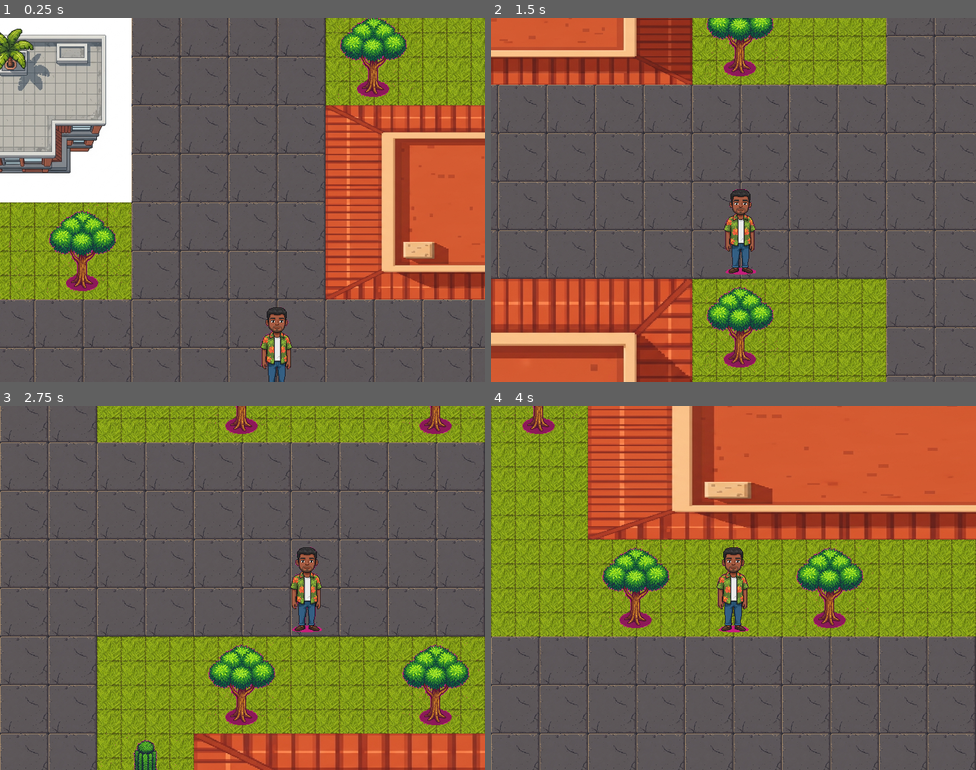
Above: before the commit, frames 1-4 (two rows, left to right).
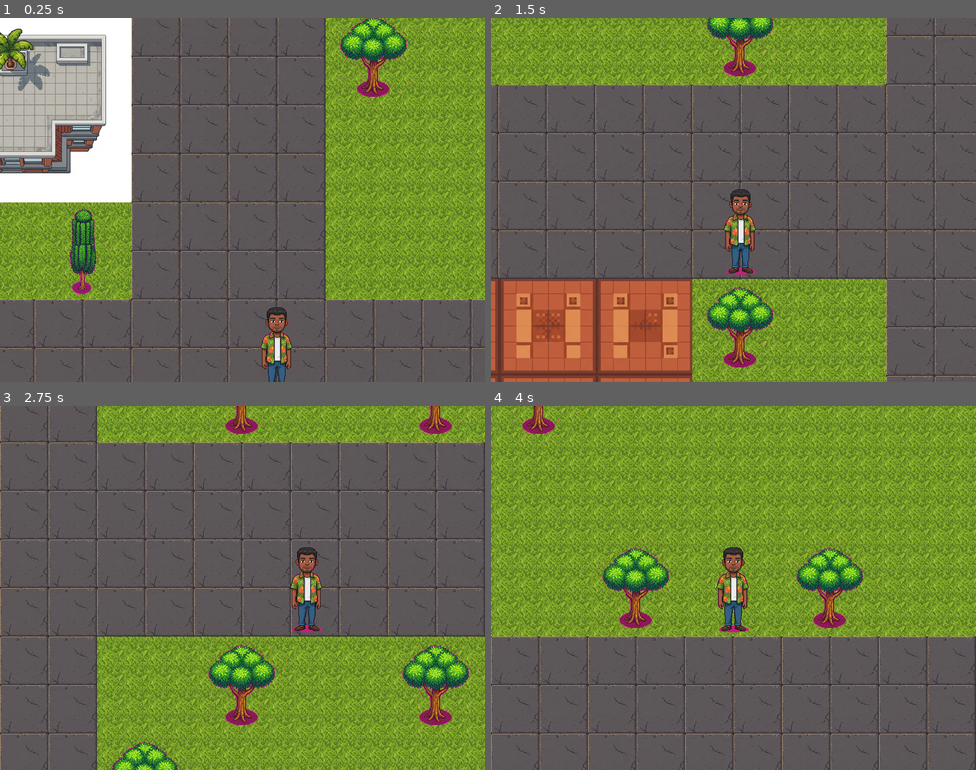
Above: after the commit, the same moments.

Repository: PranavBakre/startup-builder
Game: Godot game, scene res://scenes/world.tscn
Same seed, same stepped clock (60 frames per second), same inputs: the game is played once before the commit and once after it.
Inputs (mouse positions are in pixels of both pictures, inside the frame that each line leads up to):
- Up to frame 1 (0.25 s): no input
- Up to frame 2 (1.5 s): tap Enter (ui_accept) at 0.5, 0.77 s; move the mouse to (840, 181) at 0.52 s; hold Right (ui_right) 0.53-1.28 s; hold C (interact) 0.53-1.28 s; click (840, 181) at 0.67 s; move the mouse to (636, 218) at 1.27 s; hold Down (ui_down) from 1.28 s (still down); tap 0 at 1.35 s
- Up to frame 3 (2.75 s): tap Enter (ui_accept) at 1.52 s; move the mouse to (291, 507) at 2.02 s; release Down (ui_down) at 2.03 s; hold Right (ui_right) from 2.03 s (still down); hold C (interact) from 2.03 s (still down)
- Up to frame 4 (4 s): move the mouse to (709, 660) at 2.77 s; release Right (ui_right) at 2.78 s; release C (interact) at 2.78 s; hold Up (ui_up) 2.78-3.53 s; tap 0 at 2.85 s; click (709, 660) at 2.92 s; tap Enter (ui_accept) at 3.02, 3.77 s; move the mouse to (879, 642) at 3.52 s; hold Left (ui_left) from 3.53 s (still down); hold C (interact) from 3.53 s (still down)

The runs differ from the first frame. In frame 1, 27% of the frame differs, in the area x 0-100%, y 0-78%; in frame 2, 27%; in frame 3, 24%; in frame 4, 48%, in the area x 0-100%, y 0-64%.

Commit message:
feat: Add new tile types for schools, offices, bungalows, and park ground, and update world generation and rendering logic to utilize them.

Diff:
--- a/scripts/world.gd
+++ b/scripts/world.gd
@@ -4,6 +4,7 @@
 enum TileType {
 	GROUND, GROUND_GRASS, GROUND_DIRT, GROUND_SAND,
 	WALL, WALL_BRICK, WALL_WOOD, ROOF,
+	WALL_SCHOOL, WALL_OFFICE, WALL_BUNGALOW, PARK_GROUND,
 	TREE, TREE_PINE, BUSH, FLOWERS,
 	BENCH, LAMP_POST, FENCE, FOUNTAIN, MAILBOX, TRASH_CAN, SIGN_SHOP
 }
@@ -206,6 +207,12 @@
 		Vector4i(6, 11, 8, 13)     # BDA Complex green / Metro area
 	]
 
+	# Blocks designated as schools (near Priya the teacher at 28,46)
+	var school_block_keys = [
+		Vector4i(29, 34, 41, 45),  # School near Defence Colony
+		Vector4i(21, 27, 15, 18),  # School near 100 Feet Road
+	]
+
 	for xr in x_blocks:
 		for yr in y_blocks:
 			var block_w = xr[1] - xr[0] + 1
@@ -222,6 +229,13 @@
 			if is_park:
 				continue
 
+			# Check if this block is a school
+			var is_school = false
+			for sk in school_block_keys:
+				if xr[0] == sk.x and xr[1] == sk.y and yr[0] == sk.z and yr[1] == sk.w:
+					is_school = true
+					break
+
 			# Zone: commercial near 100ft Road or 12th Main
 			var is_commercial = false
 			if yr[0] >= 20 and yr[1] <= 29:
@@ -229,12 +243,26 @@
 			if xr[0] >= 36 and xr[1] <= 49:
 				is_commercial = true
 
-			# Wall type by zone
+			# Wall type by zone and building purpose
 			var wt
-			if is_commercial:
-				wt = TileType.WALL_BRICK if rng.randf() < 0.7 else TileType.WALL
+			if is_school:
+				wt = TileType.WALL_SCHOOL
+			elif is_commercial:
+				var roll = rng.randf()
+				if roll < 0.35:
+					wt = TileType.WALL_OFFICE
+				elif roll < 0.70:
+					wt = TileType.WALL_BRICK
+				else:
+					wt = TileType.WALL
 			else:
-				wt = TileType.WALL_WOOD if rng.randf() < 0.6 else TileType.WALL_BRICK
+				var roll = rng.randf()
+				if roll < 0.35:
+					wt = TileType.WALL_BUNGALOW
+				elif roll < 0.65:
+					wt = TileType.WALL_WOOD
+				else:
+					wt = TileType.WALL_BRICK
 
 			# Building fills most of block (1 tile grass buffer)
 			var bw = maxi(2, block_w - rng.randi_range(1, 2))
@@ -263,48 +291,55 @@
 	# ============================================================
 	# PARKS — hand-placed Indiranagar landmarks
 	# ============================================================
+	# Fill park blocks with park ground texture
+	for pk in park_block_keys:
+		for py in range(pk.z, pk.w + 1):
+			for px in range(pk.x, pk.y + 1):
+				if tile_map[py][px] == TileType.GROUND_GRASS:
+					tile_map[py][px] = TileType.PARK_GROUND
+
 	# Park 1: Indiranagar Park (block x=6-11, y=31-35)
 	var p1 = Vector2i(8, 33)
 	tile_map[p1.y][p1.x] = TileType.FOUNTAIN
 	for pos in [Vector2i(7, 32), Vector2i(9, 34)]:
-		if tile_map[pos.y][pos.x] == TileType.GROUND_GRASS:
+		if tile_map[pos.y][pos.x] == TileType.PARK_GROUND:
 			tile_map[pos.y][pos.x] = TileType.BENCH
 	for pos in [Vector2i(10, 32), Vector2i(7, 34), Vector2i(9, 31)]:
-		if tile_map[pos.y][pos.x] == TileType.GROUND_GRASS:
+		if tile_map[pos.y][pos.x] == TileType.PARK_GROUND:
 			tile_map[pos.y][pos.x] = TileType.FLOWERS
 	for _t in range(6):
 		var px = p1.x + rng.randi_range(-2, 2)
 		var py = p1.y + rng.randi_range(-2, 2)
 		if px >= 6 and px <= 11 and py >= 31 and py <= 35:
-			if tile_map[py][px] == TileType.GROUND_GRASS:
+			if tile_map[py][px] == TileType.PARK_GROUND:
 				tile_map[py][px] = TileType.TREE if rng.randf() < 0.7 else TileType.TREE_PINE
 
 	# Park 2: Defence Colony Playground (block x=51-55, y=41-45)
 	var p2 = Vector2i(53, 43)
 	tile_map[p2.y][p2.x] = TileType.FOUNTAIN
-	if tile_map[42][52] == TileType.GROUND_GRASS:
+	if tile_map[42][52] == TileType.PARK_GROUND:
 		tile_map[42][52] = TileType.BENCH
-	if tile_map[44][54] == TileType.GROUND_GRASS:
+	if tile_map[44][54] == TileType.PARK_GROUND:
 		tile_map[44][54] = TileType.FLOWERS
 	for _t in range(4):
 		var px = p2.x + rng.randi_range(-2, 2)
 		var py = p2.y + rng.randi_range(-2, 2)
 		if px >= 51 and px <= 55 and py >= 41 and py <= 45:
-			if tile_map[py][px] == TileType.GROUND_GRASS:
+			if tile_map[py][px] == TileType.PARK_GROUND:
 				tile_map[py][px] = TileType.TREE if rng.randf() < 0.7 else TileType.TREE_PINE
 
 	# Park 3: BDA Complex / Metro green (block x=6-11, y=8-13)
 	var p3 = Vector2i(8, 10)
 	tile_map[p3.y][p3.x] = TileType.FOUNTAIN
-	if tile_map[9][7] == TileType.GROUND_GRASS:
+	if tile_map[9][7] == TileType.PARK_GROUND:
 		tile_map[9][7] = TileType.BENCH
-	if tile_map[11][10] == TileType.GROUND_GRASS:
+	if tile_map[11][10] == TileType.PARK_GROUND:
 		tile_map[11][10] = TileType.FLOWERS
 	for _t in range(5):
 		var px = p3.x + rng.randi_range(-2, 2)
 		var py = p3.y + rng.randi_range(-2, 2)
 		if px >= 6 and px <= 11 and py >= 8 and py <= 13:
-			if tile_map[py][px] == TileType.GROUND_GRASS:
+			if tile_map[py][px] == TileType.PARK_GROUND:
 				tile_map[py][px] = TileType.TREE if rng.randf() < 0.7 else TileType.TREE_PINE
 
 	# ============================================================
@@ -400,7 +435,7 @@
 			var nx = fx + d.x
 			var ny = fy + d.y
 			if nx >= 0 and nx < MAP_WIDTH and ny >= 0 and ny < MAP_HEIGHT:
-				if tile_map[ny][nx] in [TileType.WALL, TileType.WALL_BRICK, TileType.WALL_WOOD]:
+				if tile_map[ny][nx] in [TileType.WALL, TileType.WALL_BRICK, TileType.WALL_WOOD, TileType.WALL_SCHOOL, TileType.WALL_OFFICE, TileType.WALL_BUNGALOW]:
 					near_building = true
 					break
 		if near_building:
@@ -424,7 +459,8 @@
 
 # Walkable tile types
 var walkable_tiles = [
-	TileType.GROUND, TileType.GROUND_GRASS, TileType.GROUND_DIRT, TileType.GROUND_SAND
+	TileType.GROUND, TileType.GROUND_GRASS, TileType.GROUND_DIRT, TileType.GROUND_SAND,
+	TileType.PARK_GROUND
 ]
 
 func _render_tiles():
@@ -437,6 +473,10 @@
 		TileType.WALL_BRICK: load("res://assets/tiles/wall_brick.png"),
 		TileType.WALL_WOOD: load("res://assets/tiles/wall_wood.png"),
 		TileType.ROOF: load("res://assets/tiles/roof.png"),
+		TileType.WALL_SCHOOL: load("res://assets/tiles/wall_school.png"),
+		TileType.WALL_OFFICE: load("res://assets/tiles/wall_office.png"),
+		TileType.WALL_BUNGALOW: load("res://assets/tiles/wall_bungalow.png"),
+		TileType.PARK_GROUND: load("res://assets/tiles/park_ground.png"),
 		TileType.TREE: load("res://assets/tiles/tree.png"),
 		TileType.TREE_PINE: load("res://assets/tiles/tree_pine.png"),
 		TileType.BUSH: load("res://assets/tiles/bush.png"),
@@ -488,7 +528,7 @@
 				add_child(sprite)
 
 			# Props sit on grass — render grass underneath
-			var wall_types_set = [TileType.WALL, TileType.WALL_BRICK, TileType.WALL_WOOD, TileType.ROOF]
+			var wall_types_set = [TileType.WALL, TileType.WALL_BRICK, TileType.WALL_WOOD, TileType.ROOF, TileType.WALL_SCHOOL, TileType.WALL_OFFICE, TileType.WALL_BUNGALOW]
 			if tile_type not in walkable_tiles and tile_type not in wall_types_set:
 				var grass_tex = tile_textures.get(TileType.GROUND_GRASS)
 				if grass_tex:
Binary file changed: assets/tiles/ground_dirt.png
Binary file changed: assets/tiles/ground_grass.png
Binary file changed: assets/tiles/wall_brick.png
